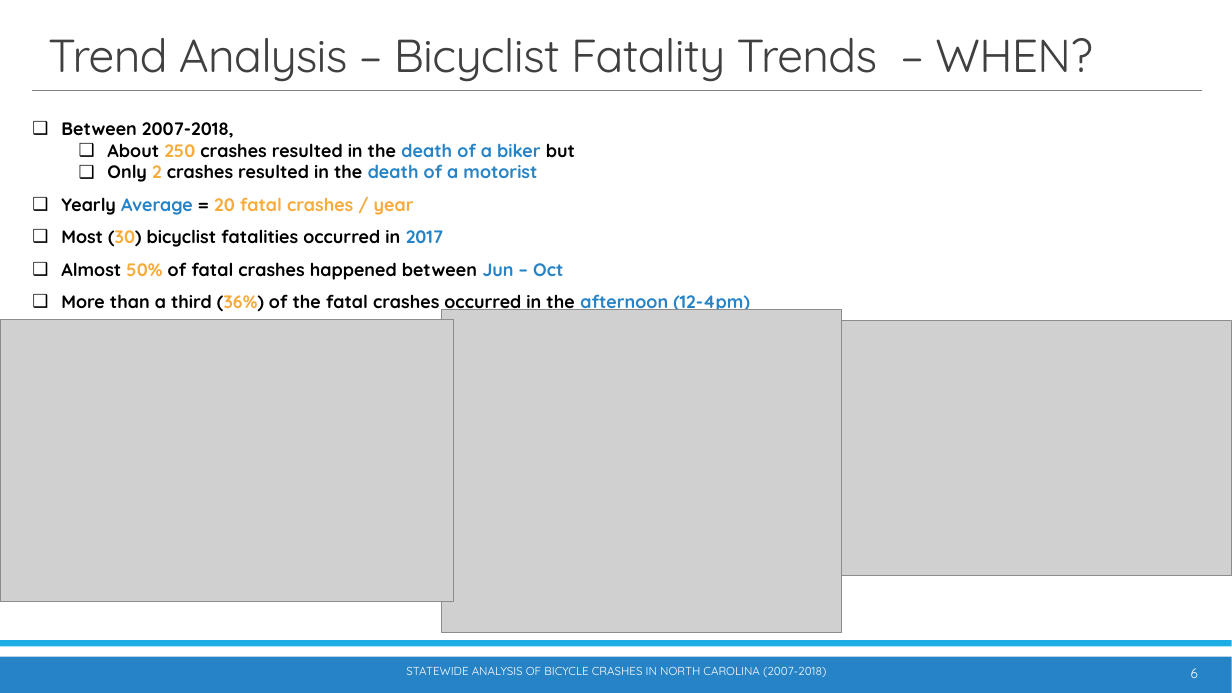
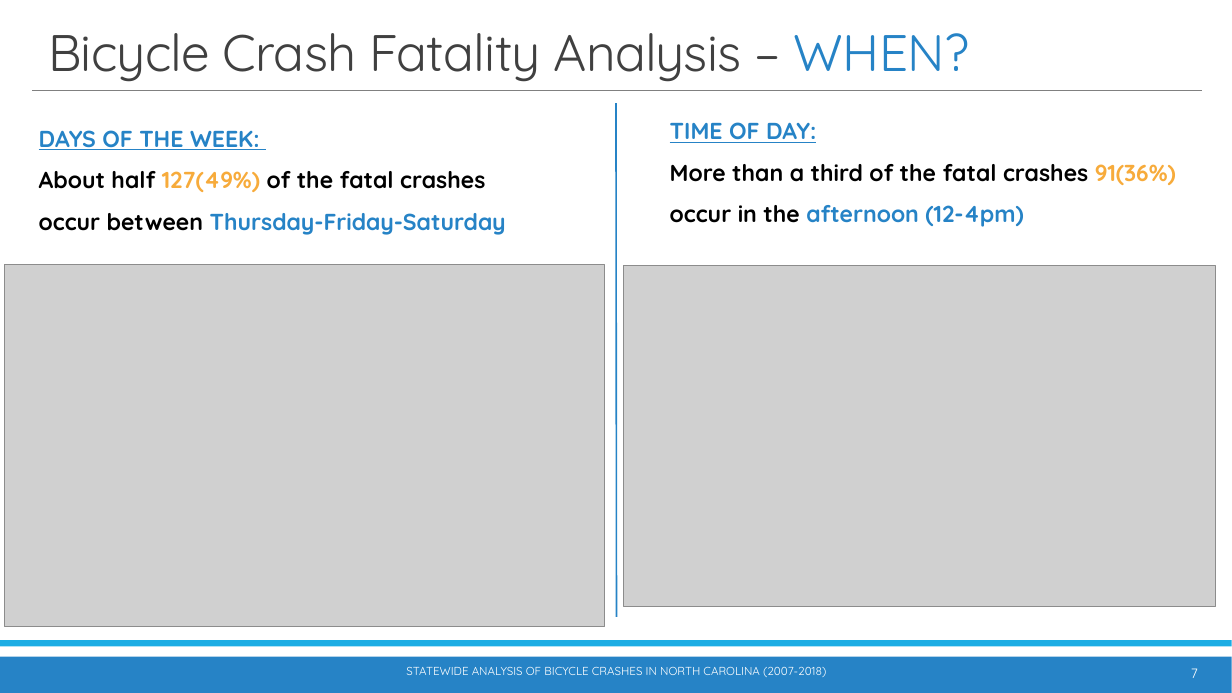
Before and after one commit to waghrayrashi/project-1, a slide deck: slide 7 of Project 1 - Group 2 - Statewide Bicycle Crash Analysis.pptx (slide 6 before the commit). Drawn at 1232x693 pixels with LibreOffice and Linux fonts; fonts in the diff are those of the drawing; grey boxes stand for pictures. Boxes give left, top, right and bottom in pixels: in the first picture for what was removed or moved away, otherwise in the second. Text is boxed around its words. In the diff, an @@ line names an element or a change of style, - is before the commit and + after.

Commit message:
Updated to include total fatalities

```diff
--- a/Project 1 - Group 2 - Statewide Bicycle Crash Analysis.pptx
+++ b/Project 1 - Group 2 - Statewide Bicycle Crash Analysis.pptx
@@ title at (48, 33, 969, 82): text changed; size 36 to 40 pt @@
-Trend Analysis – Bicyclist Fatality Trends – WHEN?
+Bicycle Crash Fatality Analysis – WHEN?
@@ line added from (616, 104) to (616, 617), #2683C6 1.25 pt @@
@@ text at (39, 130, 506, 235): text changed; size 14 to 18 pt; text colour #000000 to #2683C6 @@
-❑ Between 2007-2018,
-  ❑ About 250 crashes resulted in the death of a biker but
-  ❑ Only 2 crashes resulted in the death of a motorist
-❑ Yearly Average = 20 fatal crashes / year
-❑ Most (30) bicyclist fatalities occurred in 2017
-❑ Almost 50% of fatal crashes happened between Jun – Oct
-❑ More than a third (36%) of the fatal crashes occurred in the afternoon (12-4pm)
+DAYS OF THE WEEK:
+About half 127(49%) of the fatal crashes occur between Thursday-Friday-Saturday
@@ text added at (670, 122, 1176, 227), 18 pt, text #000000, bold @@
+TIME OF DAY:
+More than a third of the fatal crashes 91(36%) occur in the afternoon (12-4pm)
@@ picture: place and size @@
-picture at (0, 319, 454, 602)
+picture at (5, 264, 605, 627)
@@ picture added at (623, 266, 1216, 607) @@
@@ picture removed at (441, 310, 841, 633) @@
@@ picture removed at (820, 321, 1232, 576) @@
@@ page number at (1191, 668, 1198, 678): text changed @@
-6
+7
```
Also in this commit, not shown: 10 other slides changed, 3 slides added, 2 slides removed, 55 other files.
